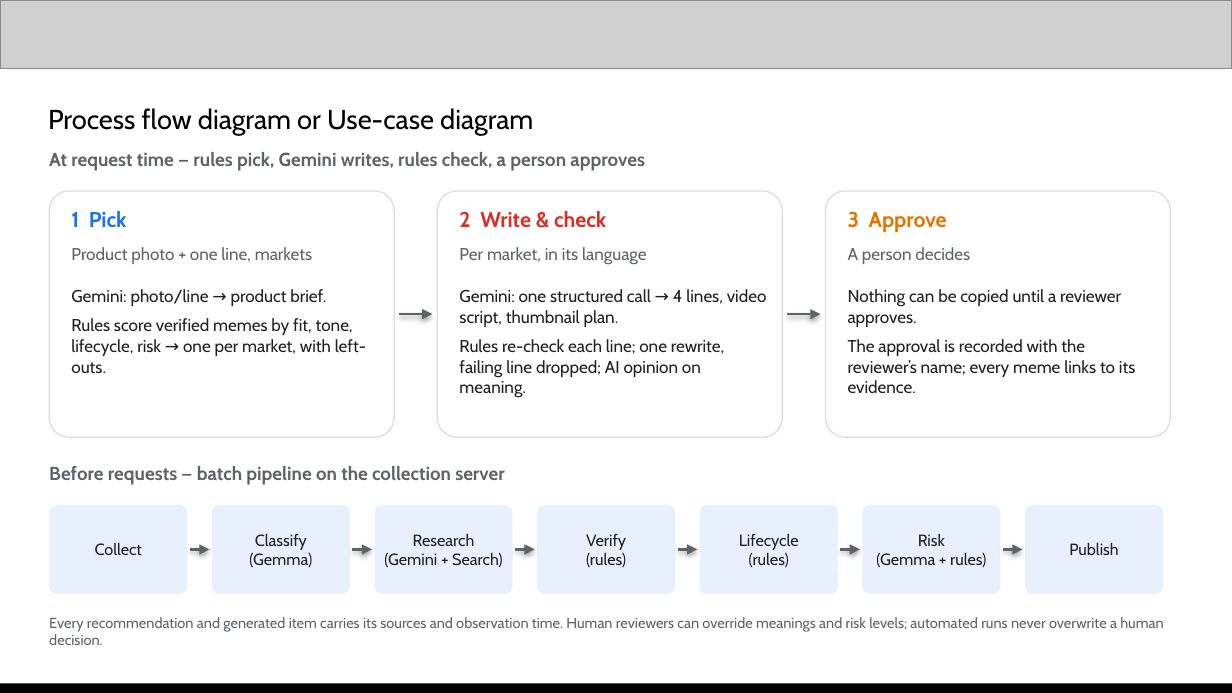
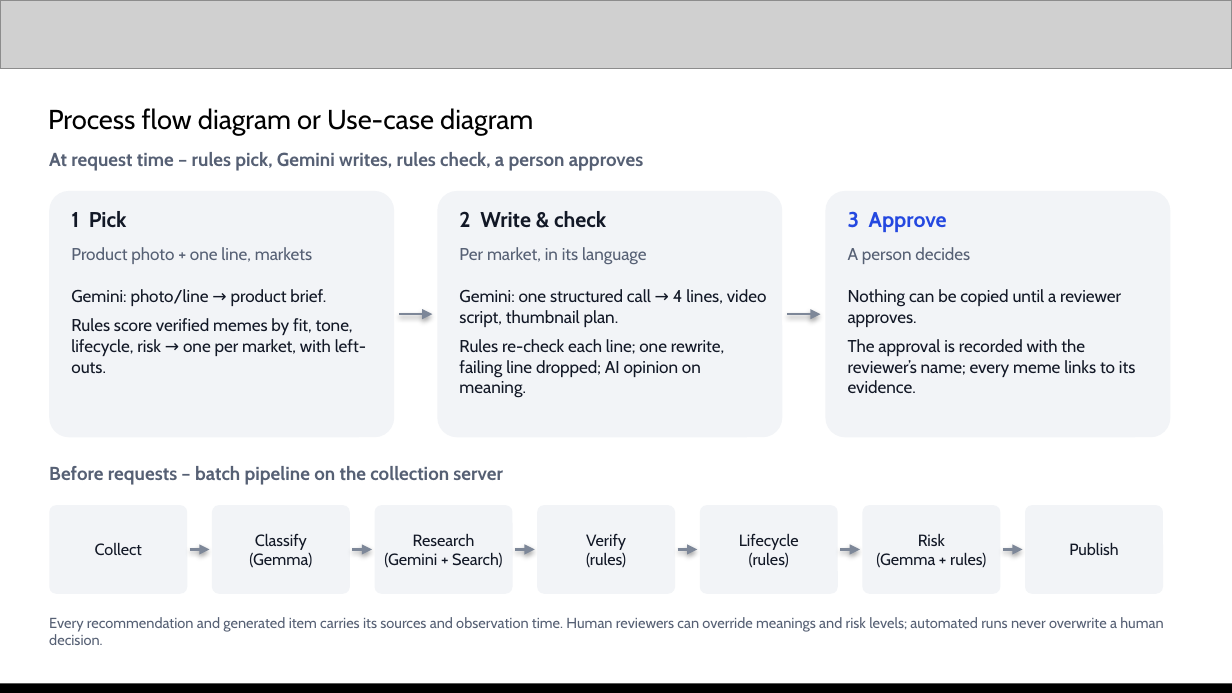
Before and after one commit to Sihyeon-Ji/trend-interpreter, a slide deck: slide 5 of docs/대회/제출/AI-Builder-Cup-제출-초안.pptx. Drawn at 1232x693 pixels with LibreOffice and Linux fonts; fonts in the diff are those of the drawing; grey boxes stand for pictures. Boxes give left, top, right and bottom in pixels: in the first picture for what was removed or moved away, otherwise in the second. Text is boxed around its words. In the diff, an @@ line names an element or a change of style, - is before the commit and + after.

Commit message:
docs: 발표 자료를 웹 톤으로 다시 꾸미고 최신 사례·그래프·표·화면 사진 넣기
- 웹 무대 색(글자 #121826·판 #f2f4f7, 파란색은 사람 승인만), 색 번호 원·테두리 카드·긴 대시 제거
- Why now: 스타벅스 코리아 탱크데이(2026-05)·Journal of Marketing Research(2025) 사례와 Morning Consult 그래프
- 기존 도구 비교표, 회차별 어울림 그래프, 운영 화면 네 장, 효과·실현성 숫자 갱신
- 옛 추천 화면 와이어프레임 슬라이드 삭제
- README(영어·한국어) Why it matters에 같은 최신 사례 추가

```diff
--- a/docs/대회/제출/AI-Builder-Cup-제출-초안.pptx
+++ b/docs/대회/제출/AI-Builder-Cup-제출-초안.pptx
@@ text "Process flow diagram or Use-case ..." at [48,108,533,135]: text colour #000000 to none @@
@@ text at [49,152,644,171]: text changed; text colour #5F6368 to #566074 @@
-At request time — rules pick, Gemini writes, rules check, a person approves
+At request time – rules pick, Gemini writes, rules check, a person approves
@@ text "1 Pick" at [71,211,127,228]: text colour #1A73E8 to #121826 @@
@@ text "2 Write & check" at [459,211,606,228]: text colour #D93025 to #121826 @@
@@ fill #FFFFFF to #F2F4F7; outline #DADCE0 0.75 pt to none in 3 elements at [49,191,394,437], [437,191,782,437], [825,191,1170,437] @@
@@ text "3 Approve" at [848,211,947,232]: text colour #E37400 to #2448E0 @@
@@ text colour #202124 to #121826 in 3 elements at [71,289,366,373], [459,289,767,398], [848,289,1135,393] @@
@@ arrow (399, 314) - (432, 314): stroke #5F6368 1.25 pt to #7D8798 1.25 pt @@
@@ arrow (787, 314) - (821, 314): stroke #5F6368 1.25 pt to #7D8798 1.25 pt @@
@@ text at [49,466,502,485]: text changed; text colour #5F6368 to #566074 @@
-Before requests — batch pipeline on the collection server
+Before requests – batch pipeline on the collection server
@@ arrow (190, 549) - (209, 549): stroke #5F6368 1.25 pt to #7D8798 1.25 pt @@
@@ arrow (352, 549) - (372, 549): stroke #5F6368 1.25 pt to #7D8798 1.25 pt @@
@@ arrow (515, 549) - (535, 549): stroke #5F6368 1.25 pt to #7D8798 1.25 pt @@
@@ arrow (678, 549) - (697, 549): stroke #5F6368 1.25 pt to #7D8798 1.25 pt @@
@@ arrow (840, 549) - (860, 549): stroke #5F6368 1.25 pt to #7D8798 1.25 pt @@
@@ arrow (1003, 549) - (1023, 549): stroke #5F6368 1.25 pt to #7D8798 1.25 pt @@
```
Also in this commit, not shown: 12 other slides changed, 1 slide removed, 3 other files.
